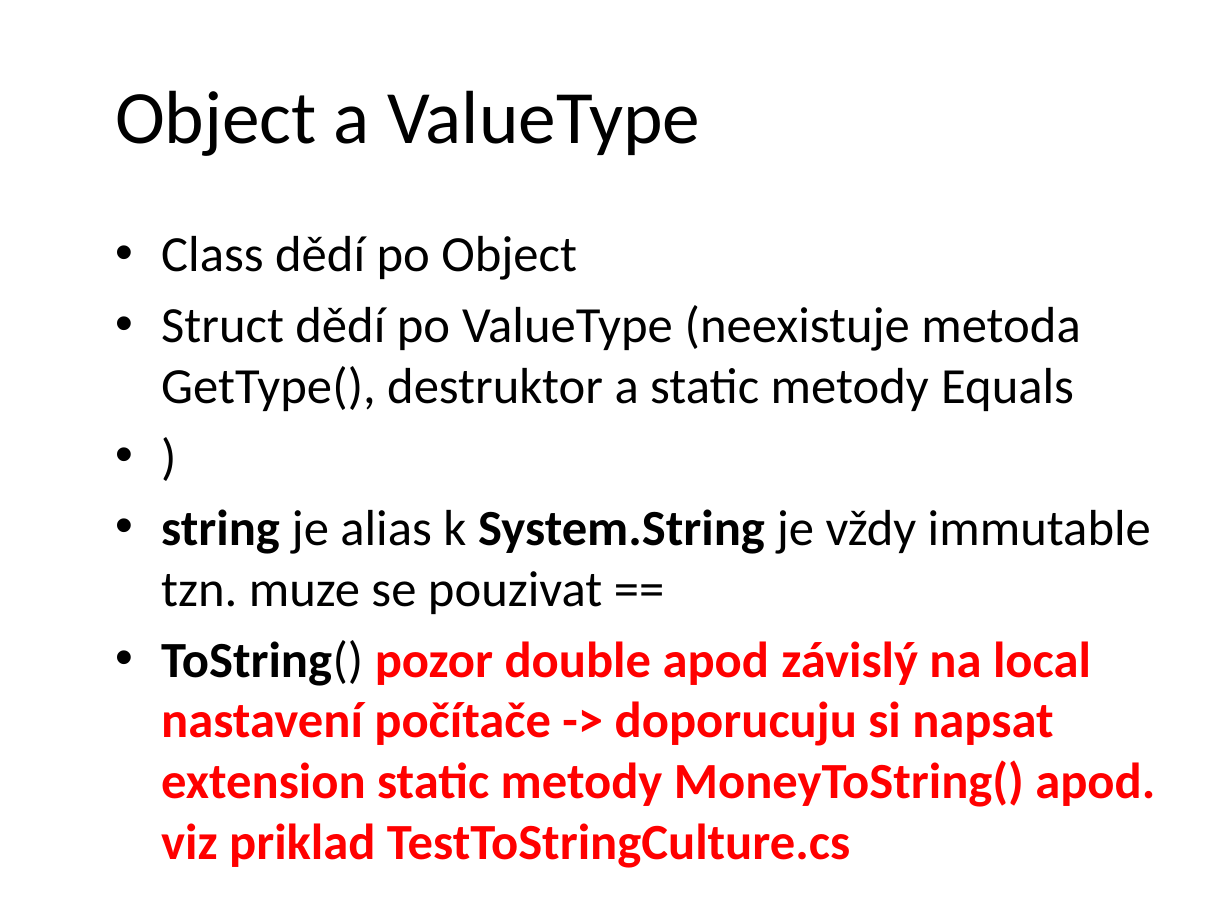
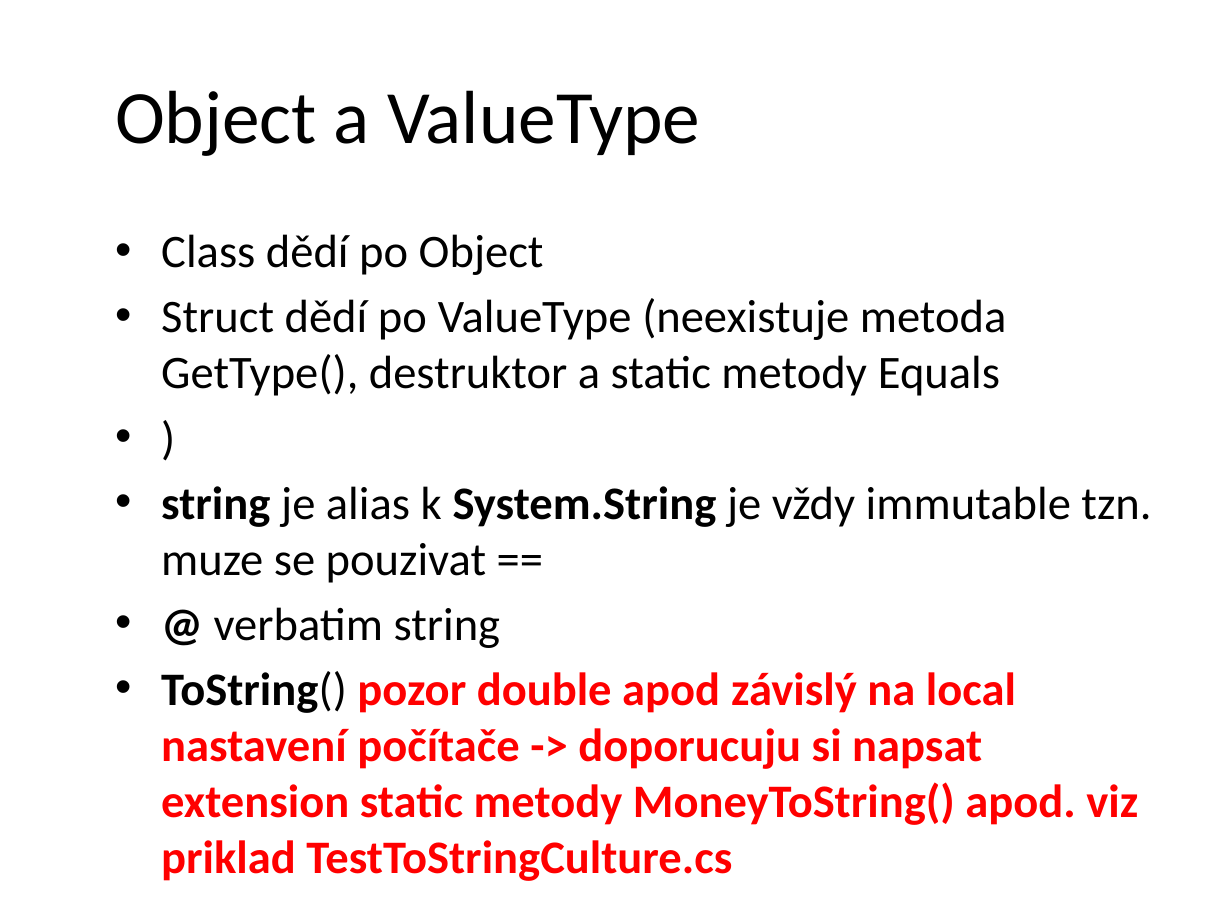
Before and after one commit to petrbalat/Skoleni-Csharp-NET, a slide deck: slide 19 of prezentace.pptx (slide 18 before the commit). Drawn at 1232x924 pixels with LibreOffice and Linux fonts; fonts in the diff are those of the drawing; background and template pictures are left out. Boxes give left, top, right and bottom in pixels: in the first picture for what was removed or moved away, otherwise in the second. Text is boxed around its words. In the diff, an @@ line names an element or a change of style, - is before the commit and + after.

```diff
--- a/prezentace.pptx
+++ b/prezentace.pptx
@@ text at (x1=161, y1=234, x2=1151, y2=881): size 29.6 to 27.2 pt @@
@@ text at (x1=214, y1=607, x2=500, y2=648): paragraph added @@
+• @ verbatim string
```
Also in this commit, not shown: 4 other slides changed, 1 slide added, 2 other files.
